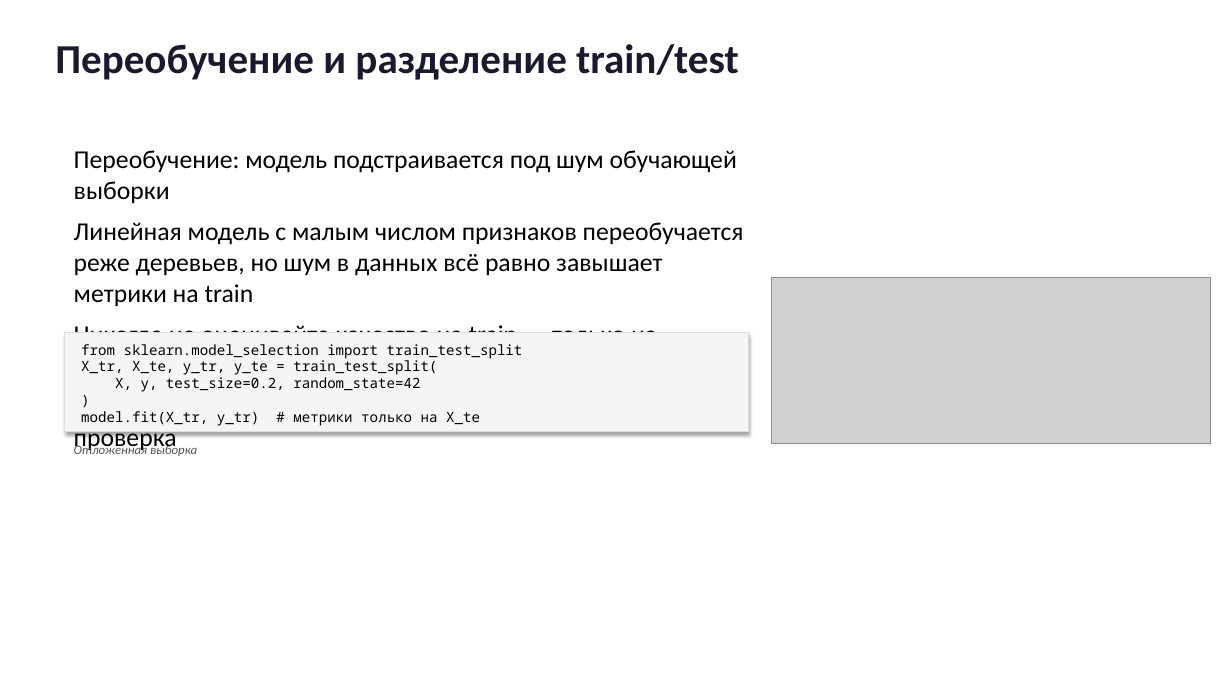
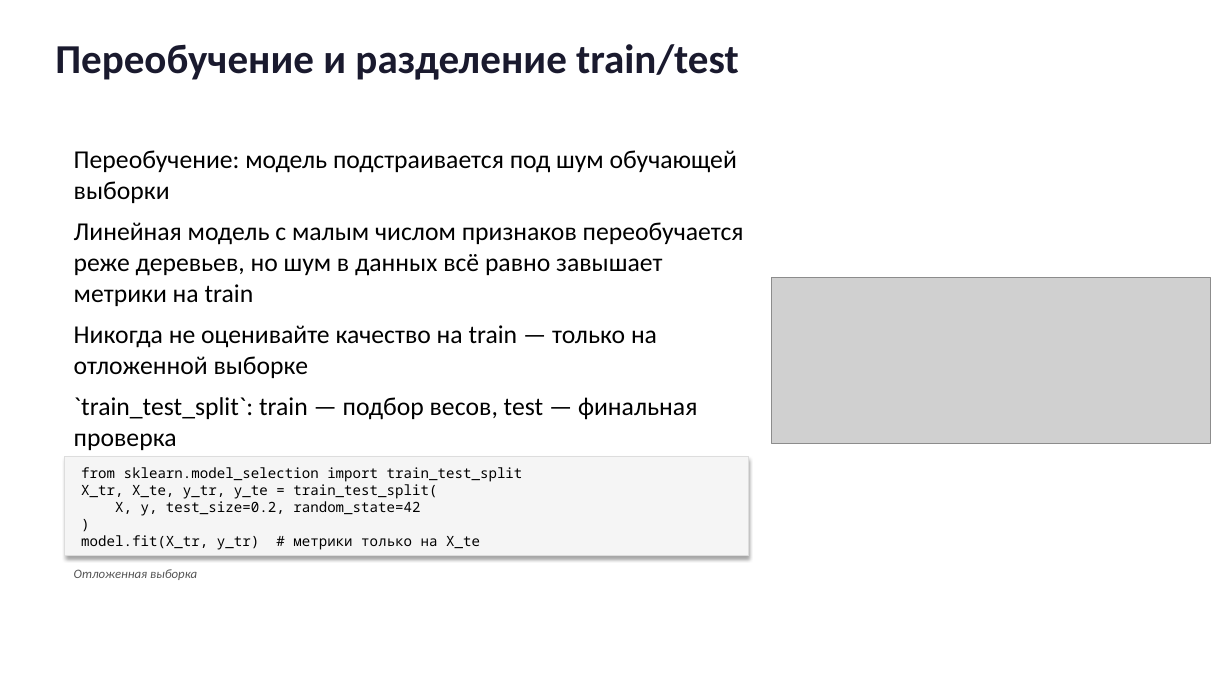
Before and after one commit to gurovic/ml-lessons, a slide deck: slide 10 of lessons/lineynaya_regressiya/presentation.pptx. Drawn at 1232x693 pixels with LibreOffice and Linux fonts; fonts in the diff are those of the drawing; grey boxes stand for pictures. Boxes give left, top, right and bottom in pixels: in the first picture for what was removed or moved away, otherwise in the second. Text is boxed around its words. In the diff, an @@ line names an element or a change of style, - is before the commit and + after.

```diff
--- a/lessons/lineynaya_regressiya/presentation.pptx
+++ b/lessons/lineynaya_regressiya/presentation.pptx
@@ 2 texts, 1 rectangle moved together from (x1=65, y1=333, x2=749, y2=456) to (x1=65, y1=457, x2=749, y2=580) @@
```
Also in this commit, not shown: 4 other slides changed, 19 other files.
